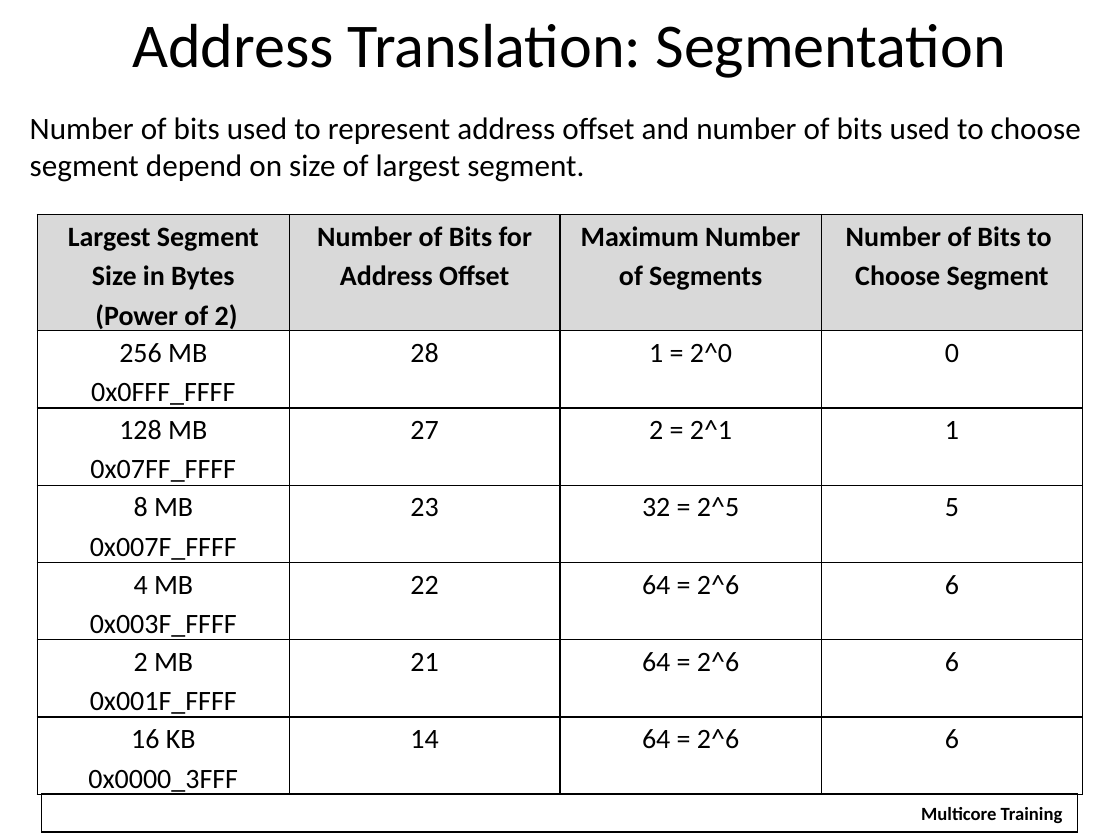
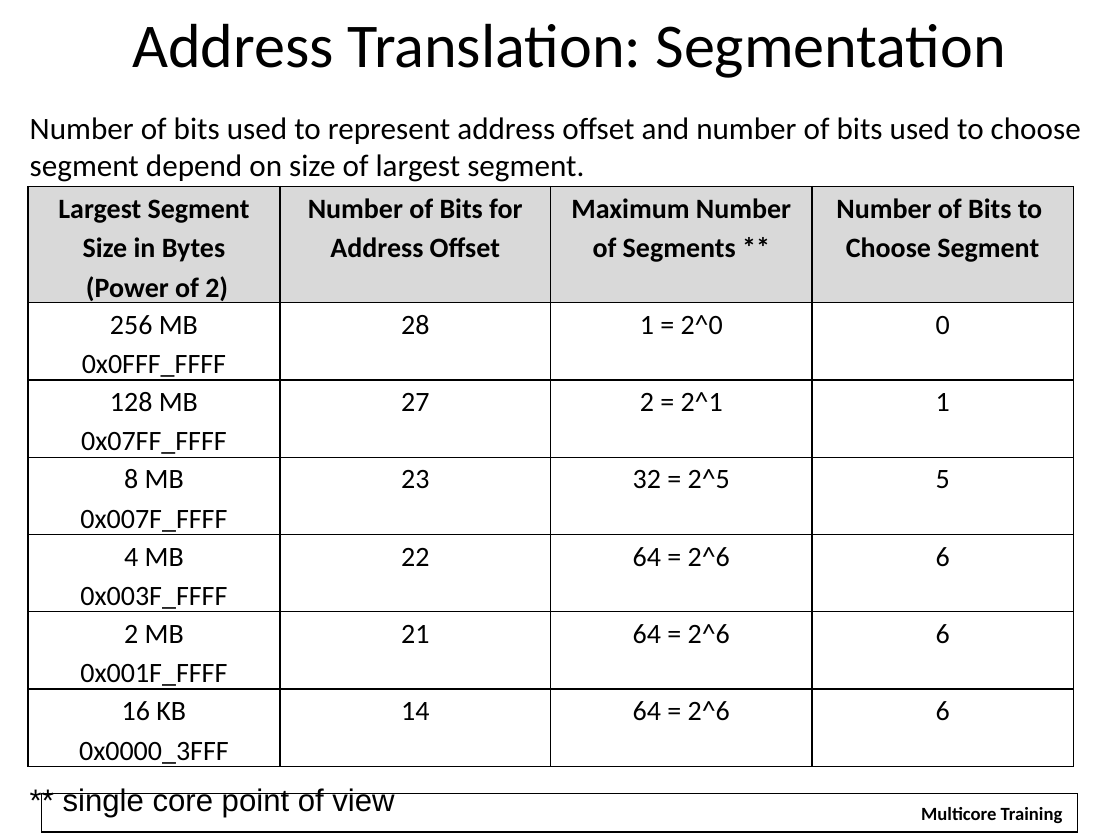
Before and after one commit to hari1989/keystone-workshop, a slide deck: slide 15 of slides/Intro to Hyperlink.pptx (slide 16 before the commit). Drawn at 1120x840 pixels with LibreOffice and Linux fonts; fonts in the diff are those of the drawing; background and template pictures are left out. Boxes give left, top, right and bottom in pixels: in the first picture for what was removed or moved away, otherwise in the second. Text is boxed around its words. In the diff, an @@ line names an element or a change of style, - is before the commit and + after.

```diff
--- a/slides/Intro to Hyperlink.pptx
+++ b/slides/Intro to Hyperlink.pptx
@@ table at (28,187,1073,768) @@
-row 1, column 3: Maximum Number / of Segments
+row 1, column 3: Maximum Number / of Segments **
@@ table: place and size @@
-table at (37,215,1082,798)
+table at (28,187,1073,768)
@@ text added at (63,788,394,817), 20 pt, text #000000 @@
+** single core point of view
```
Also in this commit, not shown: 20 other slides changed, 1 slide added, 2 slides removed.
